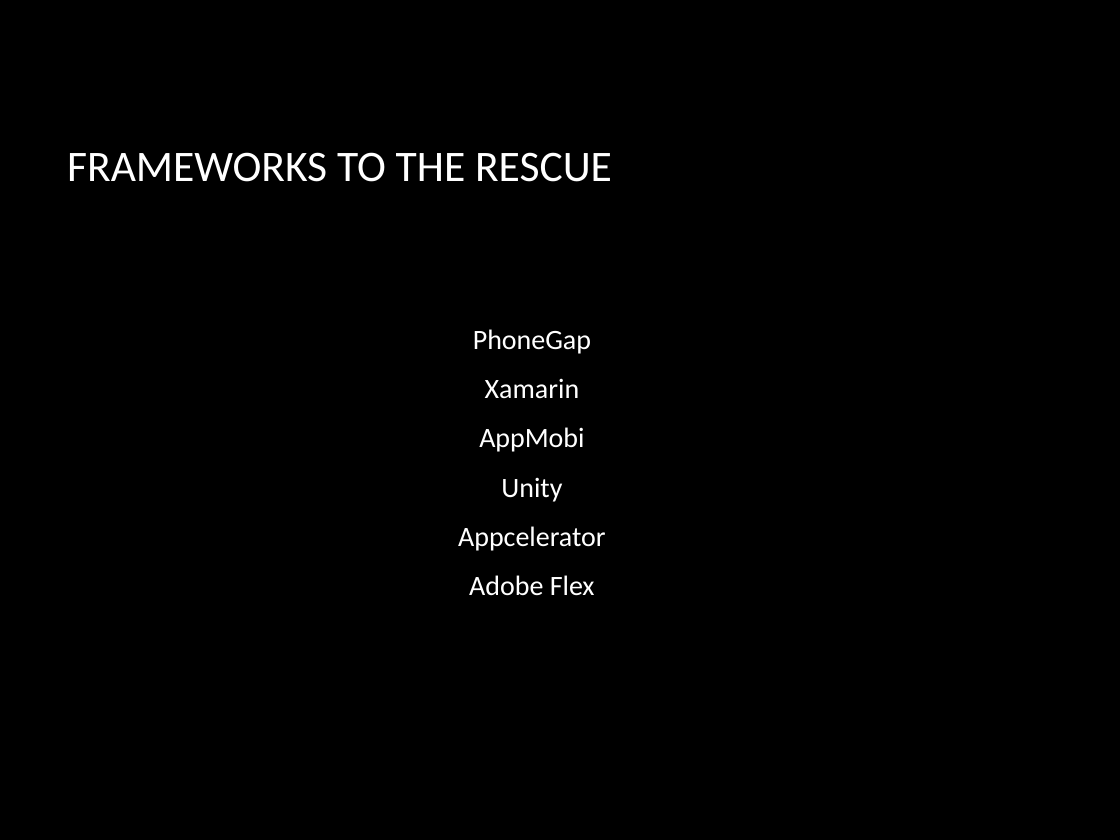
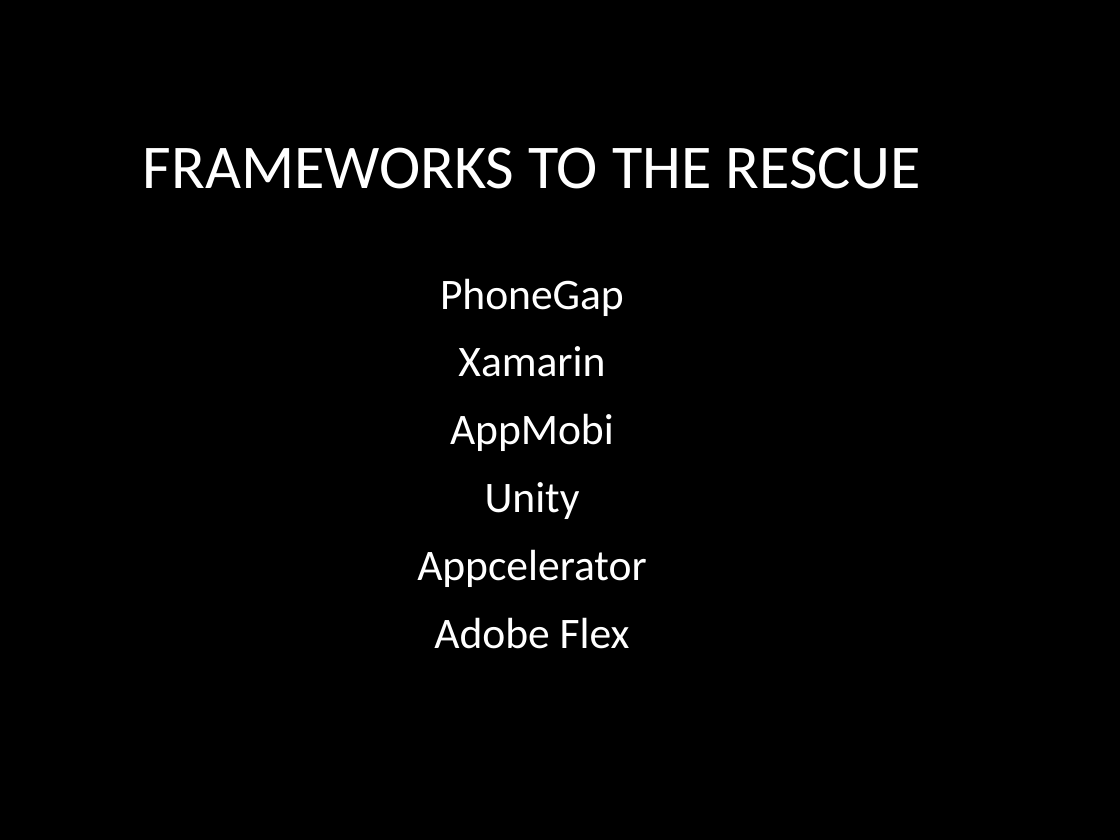
Before and after one commit to jerrelblankenship/Presentations, a slide deck: slide 4 of Xamarin/DaytonDevelopersGroup2013/Xamarin.pptx. Drawn at 1120x840 pixels with LibreOffice and Linux fonts; fonts in the diff are those of the drawing; background and template pictures are left out. Boxes give left, top, right and bottom in pixels: in the first picture for what was removed or moved away, otherwise in the second. Text is boxed around its words. In the diff, an @@ line names an element or a change of style, - is before the commit and + after.

```diff
--- a/Xamarin/DaytonDevelopersGroup2013/Xamarin.pptx
+++ b/Xamarin/DaytonDevelopersGroup2013/Xamarin.pptx
@@ title "FRAMEWORKS TO THE RESCUE" at (143,147,921,189): size 28 to 40 pt; alignment left to centre @@
@@ text "PhoneGap" at (417,278,646,649): size 18 to 28 pt @@
```
Also in this commit, not shown: 6 other slides changed, 1 slide added, 6 slides removed.
